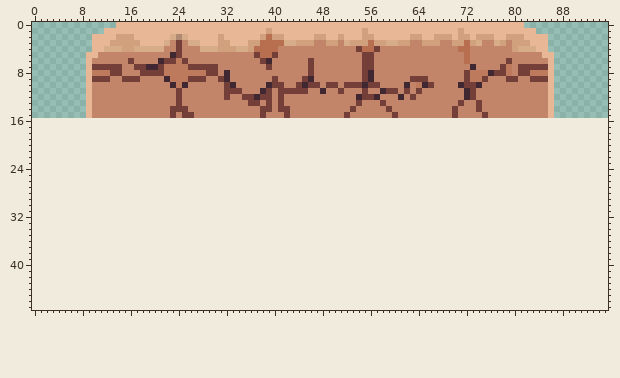
Two versions of one sprite sheet, environment/Ground-Sheet.png. The first picture shows the starting point.
The file is 96x16 pixels. Colours within 5 levels of each other are drawn and written as one. The old version is drawn lined up with the new one, on the new canvas.
Once edited:
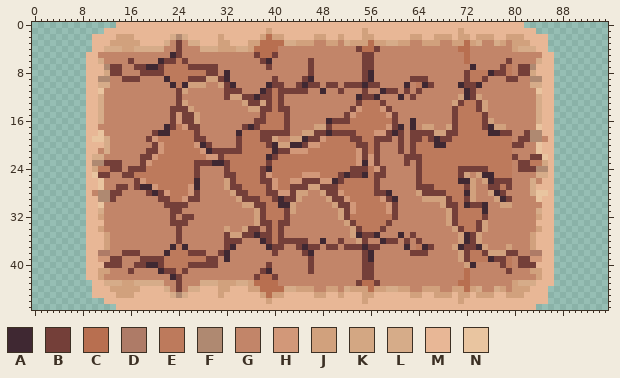
Palette (. is transparent): A #3f2832  B #743f39  C #b86f50  D #ae7b67  E #bd7a5c  F #af8971  G #c28569  H #d29879  J #d1a17d  K #d3a783  L #d6ac89  M #e8b796  N #e9c5a0
Difference:
canvas 96x16 -> 96x48
y 6: x 10..11 GG -> ML; x 84..85 GG -> LM
y 7: x 10..12 BBB -> MMF; x 83..85 BBB -> FMM
y 8: x 10..12 EEE -> MMK; x 83..85 EEE -> KMM
y 9: x 10..12 BBB -> MFF; x 29..30 GG -> JJ; x 83..85 BBB -> FFM
y 10: x 10..12 GGG -> MLL; x 26..28 GGG -> JJJ; x 31 G -> J; x 83..85 GGG -> LLM
y 11: x 10..11 GG -> MN; x 25 G -> J; x 40 G -> E; x 84..85 GG -> NM
y 12: x 10..11 GG -> ML; x 33..34 GG -> JJ; x 40 G -> E; x 71 G -> J; x 74 G -> J; x 84..85 GG -> LM
y 13: x 10..11 GG -> ML; x 25 G -> J; x 35 G -> J; x 38 G -> J; x 40 G -> E; x 55..57 GGG -> EEE; x 70 G -> J; x 72..73 GG -> EE; x 75 G -> J; x 84..85 GG -> LM
y 14: x 10..11 GG -> ML; x 26 G -> J; x 36..37 GG -> JJ; x 40 G -> E; x 54..58 GGGGG -> HEEEH; x 71..73 GGG -> EEE; x 75 G -> J; x 84..85 GG -> LM
y 15: x 10..11 GG -> ML; x 24 G -> H; x 27 G -> J; x 39..41 GGG -> EEE; x 53..59 GGGGGGG -> HEEEEEH; x 71..74 GGGG -> EEEE; x 84..85 GG -> LM
y 16: x 9..86 .............................................................................. -> MMLGGGGGGGGGGGBHBBJGGGGGGGGGBBEEEBGGGGGGABBBEEEEEEEBGGAGGGGGGBEEEEBJGGGGGGGLMM
y 17: x 9..86 .............................................................................. -> MMGGGGGGGGGGGABEHBBGGGGGGGBABEEEEBGGGGJJBEEEEEEEEEHBAGAGJJGGJBEEEEBAJJGGGGGNMM
y 18: x 9..86 .............................................................................. -> MMNGGGGGGGGBAAEEEEBGGGGGGAEEEBBBBBGGJJBBABBBBEEEHHBABGBBBBJJBBEEEEEAABBGGBFFMM
y 19: x 9..86 .............................................................................. -> MNNLGGGGGGBHEEEEEEBBGGGGGBEEEBBJGGJJABBHEEEEBBEEBBBGBGBBEBABBEEEEEEEEEEGBBFFGM
y 20: x 9..86 .............................................................................. -> MMMLGGGGGGGBHEEEEEHABGGGGBEEEEBAJJAABHHEEEEEEBBEBGGGBGBEEEAAEEEEEEEEEEEBBGGNMM
y 21: x 9..86 .............................................................................. -> MMGLGGGGGGBBHEEEEEEHABBBBBEEEEEABBHHHEEEEEEEEHBEBGGGBGBEEEEEEEEEEEEEEEEGGGGNMM
y 22: x 9..86 .............................................................................. -> MLLGGGGGGBBHEEEEEEEEHHBEEEEEEEABEEEEEEEEEEEEEHBHBGGGGBBBEEEEEEEEEEEEEEEBGGBBNM
y 23: x 9..86 .............................................................................. -> MFFBBBGGGBHEEEEEEEBBBAABEEEEEEBEEEEEEEEEEEEEEHAHBGGGGBGBEEEEEEEEEEEEEEEGBBEEKM
y 24: x 9..86 .............................................................................. -> MKEEBBGBBBEEEEEEEEBGGGGBEEEEEBAEEEEEEEEEEEEEBBBEHBGGGGGBEEEEEEBBBBBEEEEGBBBFFM
y 25: x 9..86 .............................................................................. -> MNBBGGBBEEEEEEEEEEBGGGGBBEEEEBHEEEEEHHHEEEBABBAEBBGGGGGBEEEEEEBJGJAAEEEGGGGLLM
y 26: x 9..86 .............................................................................. -> MMNGGGGGBHEEEEEEEEAGGGGJBEEEEBBHEEHHBBBHHABEEEEEBGGGGGGBEEEEEEAAJGJABBBGGGLGMM
y 27: x 9..86 .............................................................................. -> MMNGGBBGBAAHEEEEEHAGGGGJBBEEEEBHEEBBBJJBBBEEEEEEBGGGGGGBBBEEEEEBJGGBBEBGGGLMMM
y 28: x 9..86 .............................................................................. -> MGFFBBGGGGBABHEEEHBGGGGGJBBEEEBBHHBJJGGJBBHEEEEEBBAGGGGJBBBBEEEAJGGJABGGGGLNNM
y 29: x 9..86 .............................................................................. -> MMFFBGGGGGGGBBEEHBBGGGGGGJBBBEEBABBJGGGGJBBHEEEEEHBAGGGGJJJJBEEBJGGGJABGGGGNMM
y 30: x 9..86 .............................................................................. -> MMNGGGGGGGGGGBBBBGGGGGGGGGJJBBEEAAJGGGGGGJBBHEEEEEHBGGGGGGGJBBEABBAGGJJGGGGGMM
y 31: x 9..86 .............................................................................. -> MMLGGGGGGGGGGGBBGGGGGGGGGGGGJBEEEBJGGGGGGGJBHEEEEEHBGGGGGGGGJBEEEEAGGGGGGGGLMM
y 32: x 9..86 .............................................................................. -> MMJGGGGGGGGGGGBGBBGGGGGGGGGGJBEEEBGGGGGGGGJBEEEEEEEBGGGGGGGGJBEEEEBGGGGGGGGJMM
y 33: x 9..86 .............................................................................. -> MMMGGGGGGGGGGGBBBGGGGGGGGGGGJBBEBBGGGGGGGGGJBEEEEEBGGGGGGGGGJBEEEBJGGGGGGGGMMM
y 34: x 9..86 .............................................................................. -> MMJGGGGGGGGGGGGBGGGGGGGJGGJBBGBEBGGGGGGGGGGGJBEEEBGGGGGGGGGGGJBEEBJGGGGGGGGJMM
y 35: x 9..86 .............................................................................. -> MMMJGGGGGGGGGGGBGGGGGGGBJJBBABBEBGGGGGGGGGGGJABBAGGGAGBGGGGGGGJABJGGGGGGGGJMMM
y 36: x 9..86 .............................................................................. -> MMMJGGGGGGGGGGGBGGGGGGGBBBGGGABEBBBBBGGAGGBGGJBGGABBGBGBGGGGGGJABJGGGGGGGGJMMM
y 37: x 9..86 .............................................................................. -> MMMJGGGGGGGGGGAEAGGGGGGBAGGGGGABBGGBABBGBBGBBBABBGGGGAGEABGGGJABBAJGGGJGGGJMMM
y 38: x 9..86 .............................................................................. -> MMDDGGBBBGGGGAEEEBBBGGBAGGGGGGGBGGGGBAGGGGGGGGBAGGGGGGBBBGGGGGJBEEBJJJBBGGDDMM
y 39: x 9..86 .............................................................................. -> MMHHBBGGGBBBBEEEEEEEBBGAGGGGGGGGGGGGGBGGGGGGGGBAGGGGGGGGGGGGGGJBEEEABBEGBBHHMM
y 40: x 9..86 .............................................................................. -> MMMBBBGGBBAABEEEEBBBBBGGGGGGGGBGGGGGGBGGGGGGGGBBGGGGGGGGGGGGGGGJAGGGGBEGBBBMMM
y 41: x 9..86 .............................................................................. -> MMJJGGGBGGGGABBEBGGGGGGGGGGGGBAGGGGGGBGGGGGGGGBBGGGGGGGGGGGGGGGCGGGGGGBGGGJJMM
y 42: x 9..86 .............................................................................. -> MMJGGGGGGGGGGGABGGGGGGGGGGGGBCCBGGGGGGGGGGGGGGBBGGGGGGGGGGGGGGGCGGGGGGGGGGGJMM
y 43: x 10..86 ............................................................................. -> MMLLLJJLLLLLGGBGGGLLLJJJLLJCCCCGGGGGGGGGGGGGBCCBGGGGGGGGGGGGGCCGGGGGGGJLLLMMM
y 44: x 10..85 ............................................................................ -> MMMJJJJJMMMMLGBGLLMMMJJMMMJJCCCCLLJJJGGJJGLJJJCJJLLJJGGJJJGGJJCJLGGLJGJJJMMM
y 45: x 10..85 ............................................................................ -> MMMMJJJMMMMMMLFLMMMMMJMMMMMMJCJJMMMMMJJMMJMMMJJMMMMMMJJMMJJJMJJMJJJMMJJJMMMM
y 46: x 12..85 .......................................................................... -> MMMMMMMMMMMMMMMMMMMMMMMMMMMJMMMMMMMMMMMMMMMJMMMMMMMMMMMMMMMJMMMMMMMMMMMMMM
y 47: x 14..83 ...................................................................... -> MMMMMMMMMMMMMMMMMMMMMMMMMMMMMMMMMMMMMMMMMMMMMMMMMMMMMMMMMMMMMMMMMMMMMM
Where, in picture pixels (left, top, right, bottom), the same in both pictures:
changed: (86, 58, 554, 310)
